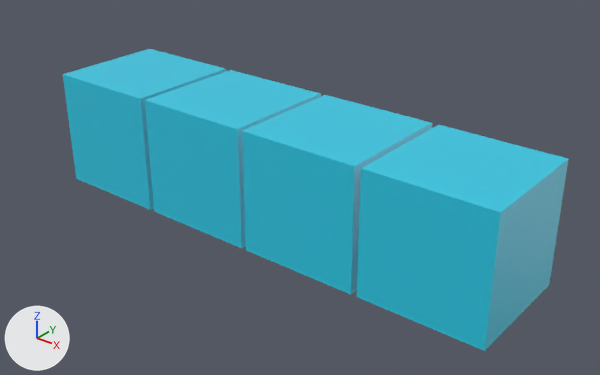
An edit to the Blender file teris/Assets/Resources/Blocks/8.blend, drawn before and after from the same camera.
Camera for both pictures: a camera (50 mm lens) standing at (8.37, -8.83, 6.28) and looking at (0.86, 0.56, 0.46). Lighting does not change. The marker at lower left points along +X, +Y and +Z.
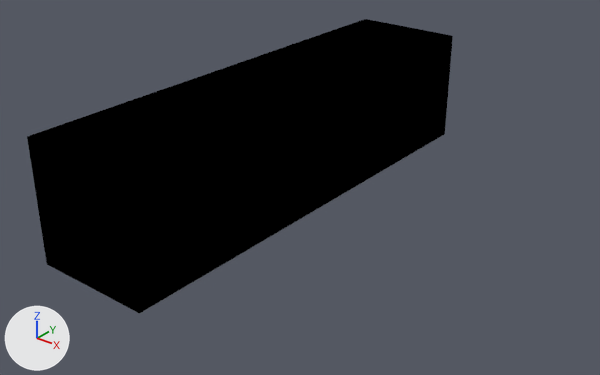
What differs and where, as boxes [x1, y1, x2, y2] in the pictures (600 x 375 px; the box of a moved part takes in the faces that stretch with it):
'Cube.001', surface changed, reshaped, moved (68% narrower, 47% shorter)
    before: [58, 45, 574, 357]
    after: [231, 40, 395, 205]
'Cube.002', added (black)
    after: [27, 97, 242, 313]
'Cube', added (black)
    after: [140, 66, 325, 253]
'Cube.003', added (black)
    after: [305, 19, 453, 166]
part 1 of me_cube_001, moved or reshaped
    before: [140, 66, 325, 253]
    after: [231, 40, 395, 205]
part 2 of me_cube_001, deleted (cyan)
    before: [237, 91, 436, 300]
part 3 of me_cube_001, deleted (cyan)
    before: [352, 120, 574, 357]
part 4 of me_cube_001, deleted (cyan)
    before: [58, 45, 229, 214]

What changed in the scene script:
```text
Change mat_material:
    mat_material.roughness: 0.4 -> 1.0
    add mat_material.specular_ior_level = 0.0
Change mat_material_001:
    mat_material_001.alpha: 0.0 -> 1.0
Change me_cube_001:
    where me_cube_001.from_pydata(...)  # 32 vertices, 24 faces; spans x -3.0..5.0, y -1.0..1.0, z 0.0..2.0
    used by ob_cube_001; location = (0.0, 0.0, 0.0)
    me_cube_001 part 1: the loose piece of 8 vertices spanning x -1.0..1.0, y -1.0..1.0, z 0.0..2.0 is moved by (0.0, 0.0, -1.0)
    me_cube_001 part 2: the loose piece of 8 vertices spanning x 1.0..3.0, y -1.0..1.0, z 0.0..2.0 is deleted
    me_cube_001 part 3: the loose piece of 8 vertices spanning x 3.0..5.0, y -1.0..1.0, z 0.0..2.0 is deleted
    me_cube_001 part 4: the loose piece of 8 vertices spanning x -3.0..-1.0, y -1.0..1.0, z 0.0..2.0 is deleted
Add me_cube_003:
    me_cube_003.from_pydata(...)  # a box spanning x -1.0..1.0, y -1.0..1.0, z -1.0..1.0
    me_cube_003.materials.append(mat_material)  # cyan #2bcbe7
    me_cube_003.materials.append(mat_material_001)  # black #000000
Change ob_cube_001:
    ob_cube_001.location: (0.0, 0.0, 0.0) -> (0.0, 2.0, 1.0)
Add ob_cube_003:
    ob_cube_003 = bpy.data.objects.new('Cube.003', me_cube_003)
    ob_cube_003.location = (0.0, 4.0, 1.0)
    _m = ob_cube_003.modifiers.new('Solidify', 'SOLIDIFY')
    _m.thickness = 0.1
    _m.material_offset = 1
    _m.use_flip_normals = True
Add ob_cube_002:
    ob_cube_002 = bpy.data.objects.new('Cube.002', me_cube_003.copy())
    ob_cube_002.location = (0.0, -2.0, 1.0)
    _m = ob_cube_002.modifiers.new('Solidify', 'SOLIDIFY')
    _m.thickness = 0.1
    _m.material_offset = 1
    _m.use_flip_normals = True
Add ob_cube:
    ob_cube = bpy.data.objects.new('Cube', me_cube_003.copy())
    ob_cube.location = (0.0, 0.0, 1.0)
    _m = ob_cube.modifiers.new('Solidify', 'SOLIDIFY')
    _m.thickness = 0.1
    _m.material_offset = 1
    _m.use_flip_normals = True
```
